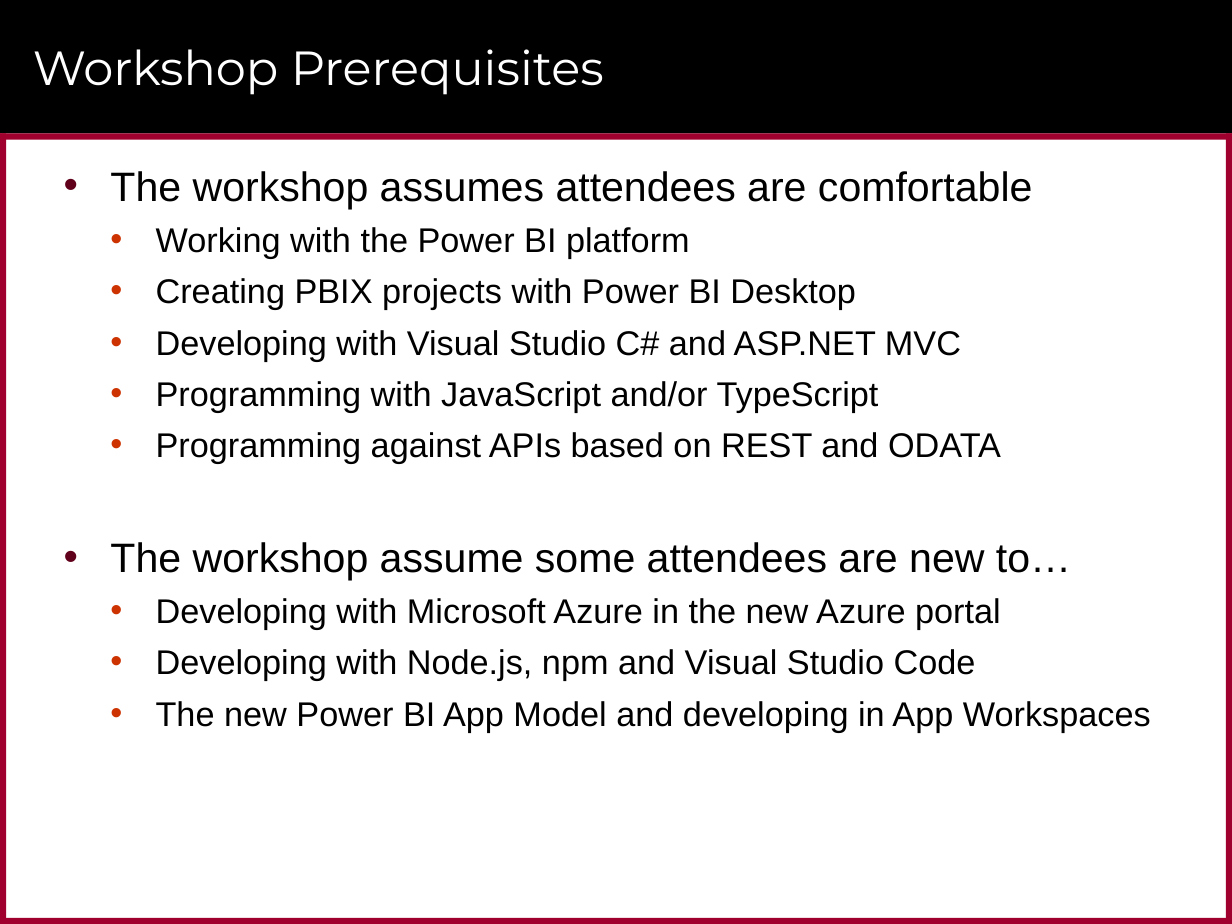
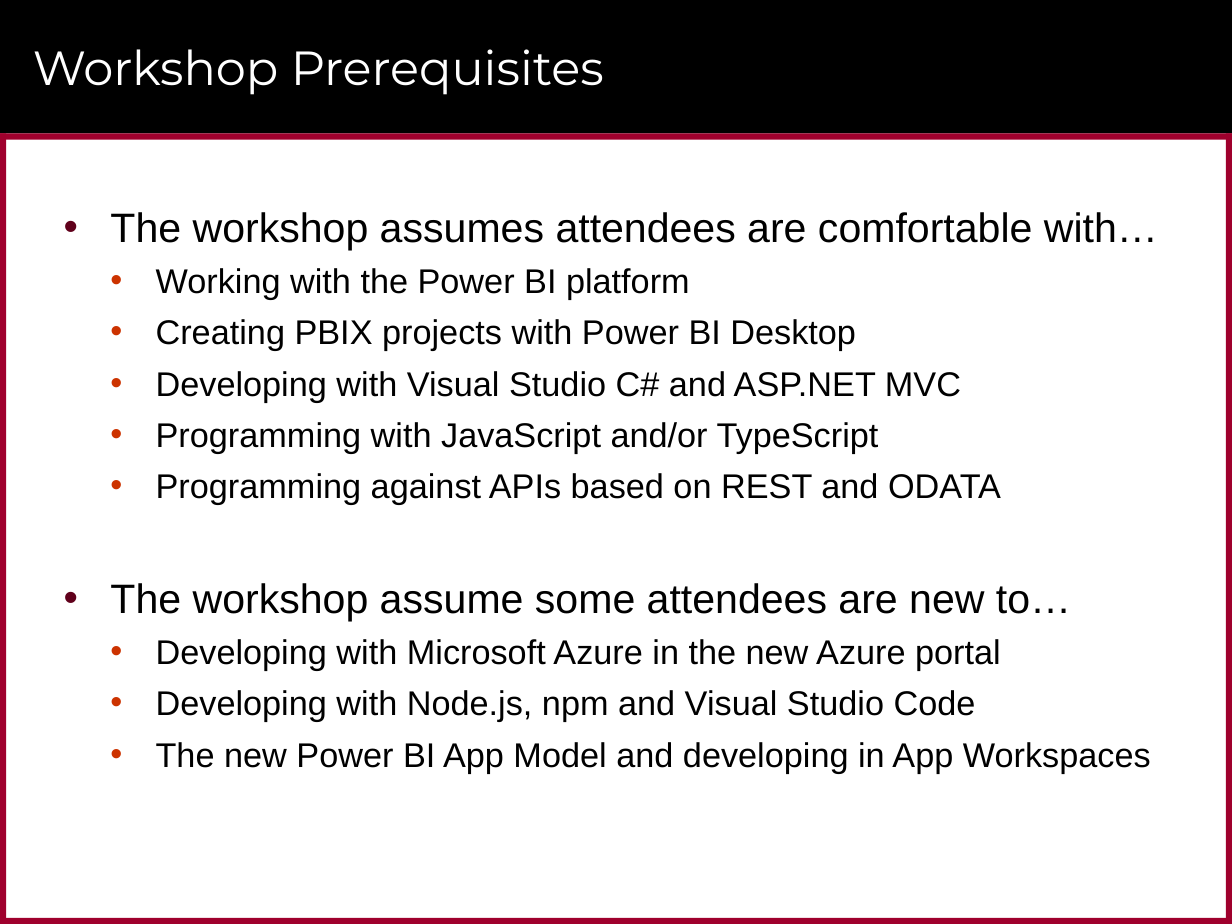
Before and after one commit to CriticalPathTraining/DevInADay, a slide deck: slide 2 of Modules/01_Intro/slides.pptx (slide 3 before the commit). Drawn at 1232x924 pixels with LibreOffice and Linux fonts; fonts in the diff are those of the drawing; background and template pictures are left out. Boxes give left, top, right and bottom in pixels: in the first picture for what was removed or moved away, otherwise in the second. Text is boxed around its words. In the diff, an @@ line names an element or a change of style, - is before the commit and + after.

```diff
--- a/Modules/01_Intro/slides.pptx
+++ b/Modules/01_Intro/slides.pptx
@@ text "The workshop assumes attendees are ...": place and size @@
-text "The workshop assumes attendees are ..." at [110,171,1151,732]
+text "The workshop assumes attendees are ..." at [110,212,1158,773]
@@ text at [110,212,1158,250]: text changed @@
-• The workshop assumes attendees are comfortable
+• The workshop assumes attendees are comfortable with…
```
Also in this commit, not shown: 12 other slides changed, 2 slides added, 14 slides removed, 12 other files.
